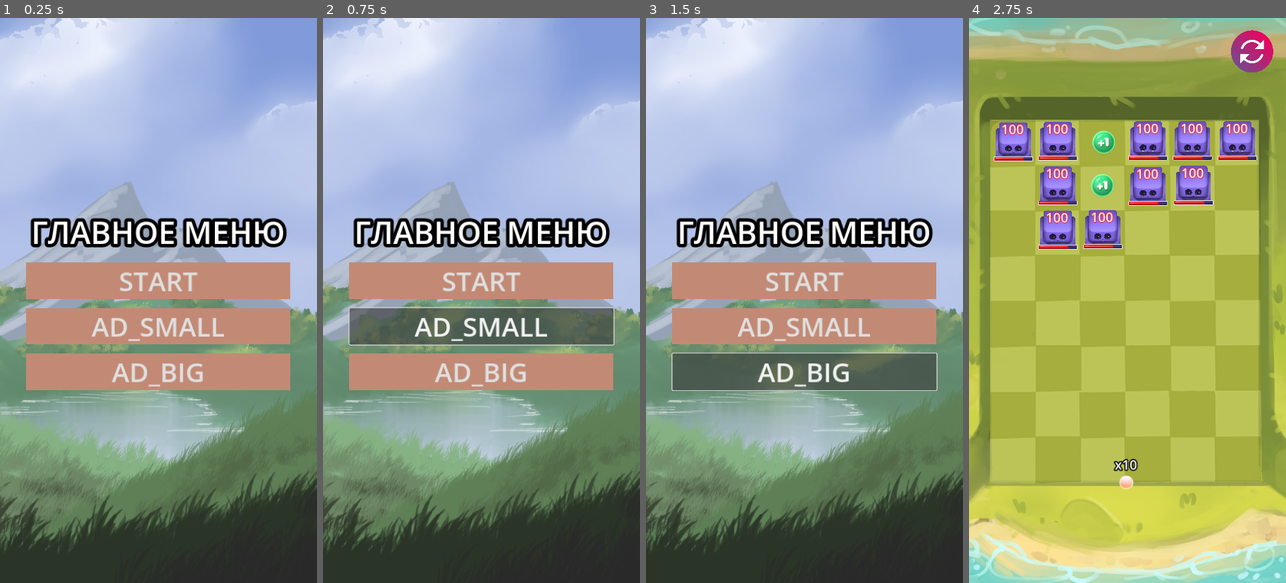
Above: before the commit, frames 1-4 (left to right).
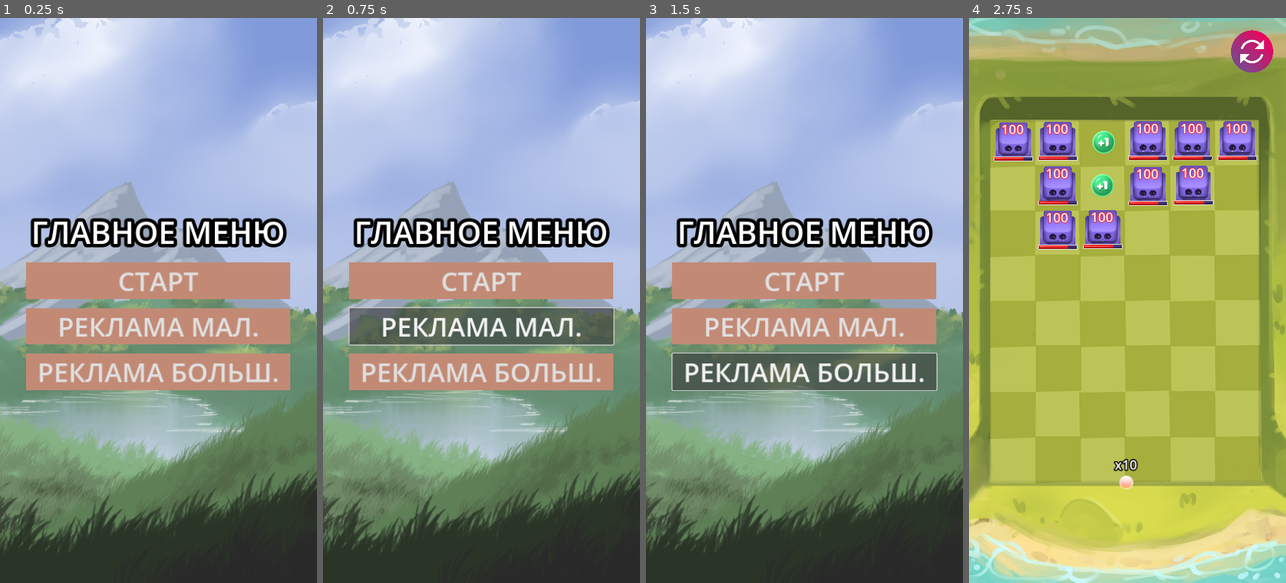
Above: after the commit, the same moments.

Repository: Jooky4/Punball
Game: Godot game, scene res://Scenes/UI/menu.tscn
The game is run twice, just before and just after one commit, with the same random seed, the same clock (stepped at 60 frames per second) and the same inputs.
Inputs:
- Up to frame 1 (0.25 s): no input
- Up to frame 2 (0.75 s): click "AD_SMALL" (after the commit: "РЕКЛАМА МАЛ.") at 0.5 s
- Up to frame 3 (1.5 s): click "AD_BIG" (after the commit: "РЕКЛАМА БОЛЬШ.") at 1.25 s
- Up to frame 4 (2.75 s): click "START" (after the commit: "СТАРТ") at 2 s

The runs differ from the first frame. In frame 1, 2.7% of the frame differs, in the area x 12-88%, y 45-66%; in frame 2, 2.8%; in frame 3, 2.8%; in frame 4, nothing differs.

Commit message:
Написал меню на русском для теста гита

Diff:
--- a/Scenes/UI/menu.tscn
+++ b/Scenes/UI/menu.tscn
@@ -62,19 +62,19 @@
 layout_mode = 2
 theme = SubResource("Theme_kmt4p")
 theme_override_font_sizes/font_size = 60
-text = "START"
+text = "СТАРТ"
 
 [node name="Button2" type="Button" parent="TextureRect/MarginContainer/VBoxContainer"]
 layout_mode = 2
 theme = SubResource("Theme_kmt4p")
 theme_override_font_sizes/font_size = 60
-text = "AD_SMALL"
+text = "РЕКЛАМА МАЛ."
 
 [node name="Button3" type="Button" parent="TextureRect/MarginContainer/VBoxContainer"]
 layout_mode = 2
 theme = SubResource("Theme_kmt4p")
 theme_override_font_sizes/font_size = 60
-text = "AD_BIG"
+text = "РЕКЛАМА БОЛЬШ."
 
 [connection signal="pressed" from="TextureRect/MarginContainer/VBoxContainer/Button" to="." method="_on_button_pressed"]
 [connection signal="pressed" from="TextureRect/MarginContainer/VBoxContainer/Button2" to="." method="_on_button_2_pressed"]
